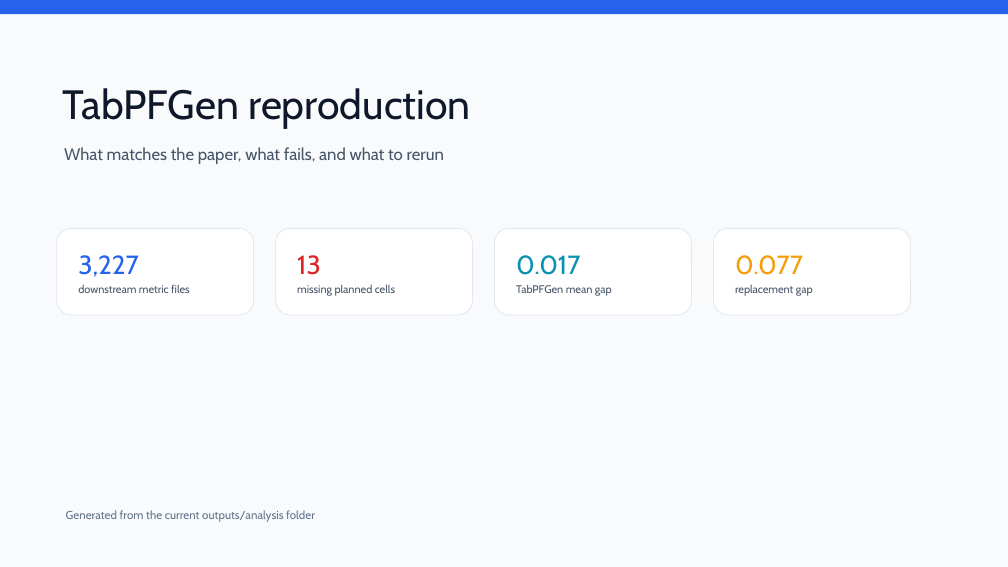
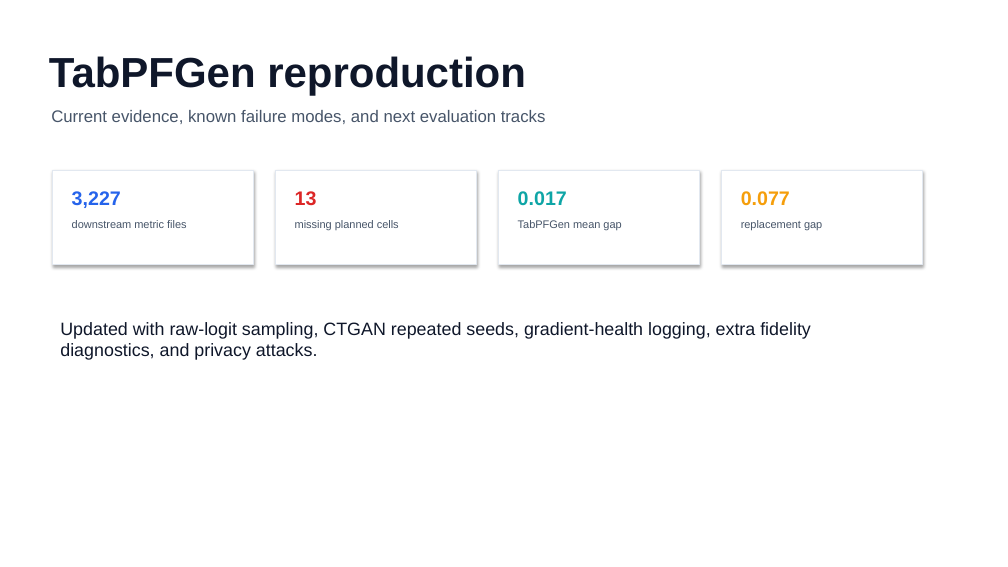
Before and after one commit to yanxinlan/TabPFGen, a slide deck: slide 1 of outputs/presentation/tabpfgen_reproduction_results_visual.pptx. Drawn at 1008x567 pixels with LibreOffice and Linux fonts; fonts in the diff are those of the drawing. Boxes give left, top, right and bottom in pixels: in the first picture for what was removed or moved away, otherwise in the second. Text is boxed around its words. In the diff, an @@ line names an element or a change of style, - is before the commit and + after.

Commit message:
Modify reproduction

```diff
--- a/outputs/presentation/tabpfgen_reproduction_results_visual.pptx
+++ b/outputs/presentation/tabpfgen_reproduction_results_visual.pptx
@@ rectangle removed at box(0, 0, 1008, 567) @@
@@ rectangle removed at box(0, 0, 1008, 14) @@
@@ text "TabPFGen reproduction": place and size @@
-text "TabPFGen reproduction" at box(63, 88, 470, 129)
+text "TabPFGen reproduction" at box(49, 56, 526, 95)
@@ text "TabPFGen reproduction" at box(49, 56, 526, 95): size 39 to 40 pt, font Cabin to Arial, bold on @@
@@ text added at box(51, 110, 546, 124), 16 pt, text #475569 @@
+Current evidence, known failure modes, and next evaluation tracks
@@ text removed at box(64, 147, 444, 164) @@
-What matches the paper, what fails, and what to rerun
@@ rectangle added at box(53, 170, 253, 265), fill #FFFFFF, outline #E2E8F0 1 pt @@
@@ rectangle added at box(276, 170, 476, 265), fill #FFFFFF, outline #E2E8F0 1 pt @@
@@ rectangle added at box(499, 170, 699, 265), fill #FFFFFF, outline #E2E8F0 1 pt @@
@@ rectangle added at box(722, 170, 923, 265), fill #FFFFFF, outline #E2E8F0 1 pt @@
@@ text "3,227": place and size @@
-text "3,227" at box(78, 255, 139, 277)
+text "3,227" at box(72, 191, 121, 208)
@@ text "13": place and size @@
-text "13" at box(297, 255, 321, 275)
+text "13" at box(295, 191, 317, 206)
@@ text "0.017": place and size @@
-text "0.017" at box(516, 255, 580, 275)
+text "0.017" at box(518, 191, 567, 206)
@@ text "0.017" at box(518, 191, 567, 206): size 25 to 18.7 pt, font Cabin to Arial, text colour #0891B2 to #0EA5A6, bold on @@
@@ size 25 to 18.7 pt, font Cabin to Arial, bold on in 3 elements at box(72, 191, 121, 208), box(295, 191, 317, 206), box(741, 191, 790, 206) @@
@@ text "0.077": place and size @@
-text "0.077" at box(735, 255, 803, 275)
+text "0.077" at box(741, 191, 790, 206)
@@ rounded rectangle removed at box(57, 228, 253, 315) @@
@@ text "downstream metric files": place and size @@
-text "downstream metric files" at box(78, 285, 190, 293)
+text "downstream metric files" at box(72, 220, 186, 228)
@@ rounded rectangle removed at box(276, 228, 473, 315) @@
@@ text "missing planned cells": place and size @@
-text "missing planned cells" at box(297, 284, 395, 296)
+text "missing planned cells" at box(295, 220, 399, 231)
@@ rounded rectangle removed at box(495, 228, 691, 315) @@
@@ text "TabPFGen mean gap": place and size @@
-text "TabPFGen mean gap" at box(516, 284, 612, 296)
+text "TabPFGen mean gap" at box(518, 220, 621, 230)
@@ rounded rectangle removed at box(714, 228, 910, 315) @@
@@ font Cabin to Arial in 4 elements at box(72, 220, 186, 228), box(295, 220, 399, 231), box(518, 220, 621, 230), box(741, 220, 822, 231) @@
@@ text "replacement gap": place and size @@
-text "replacement gap" at box(735, 285, 813, 296)
+text "replacement gap" at box(741, 220, 822, 231)
@@ text added at box(60, 322, 811, 360), 17 pt, text #0F172A @@
+Updated with raw-logit sampling, CTGAN repeated seeds, gradient-health logging, extra fidelity diagnostics, and privacy attacks.
@@ text removed at box(66, 510, 315, 522) @@
-Generated from the current outputs/analysis folder
```
Also in this commit, not shown: 2 other slides changed, 16 slides added, 6 slides removed, 24 other files.
